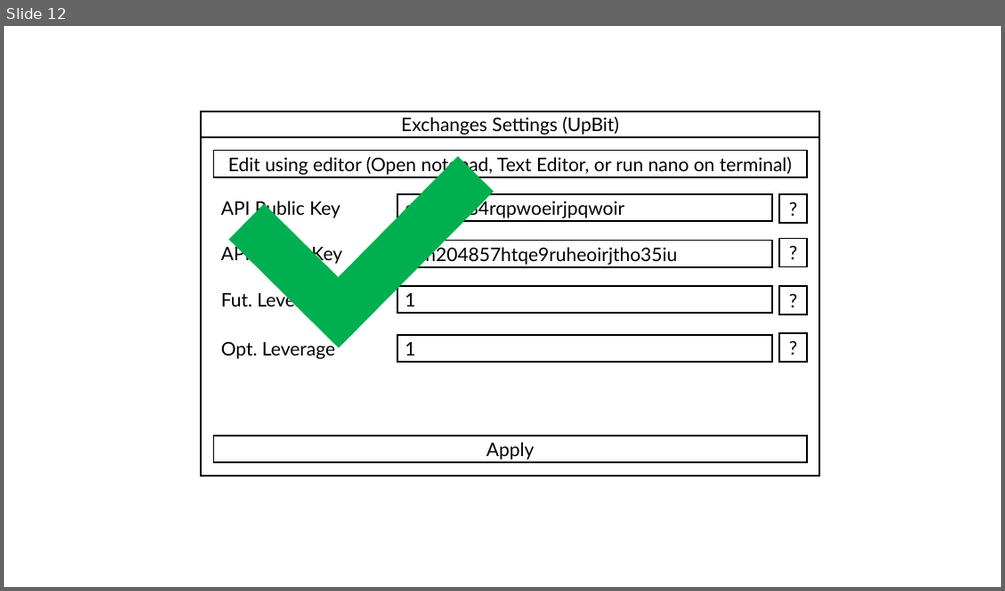
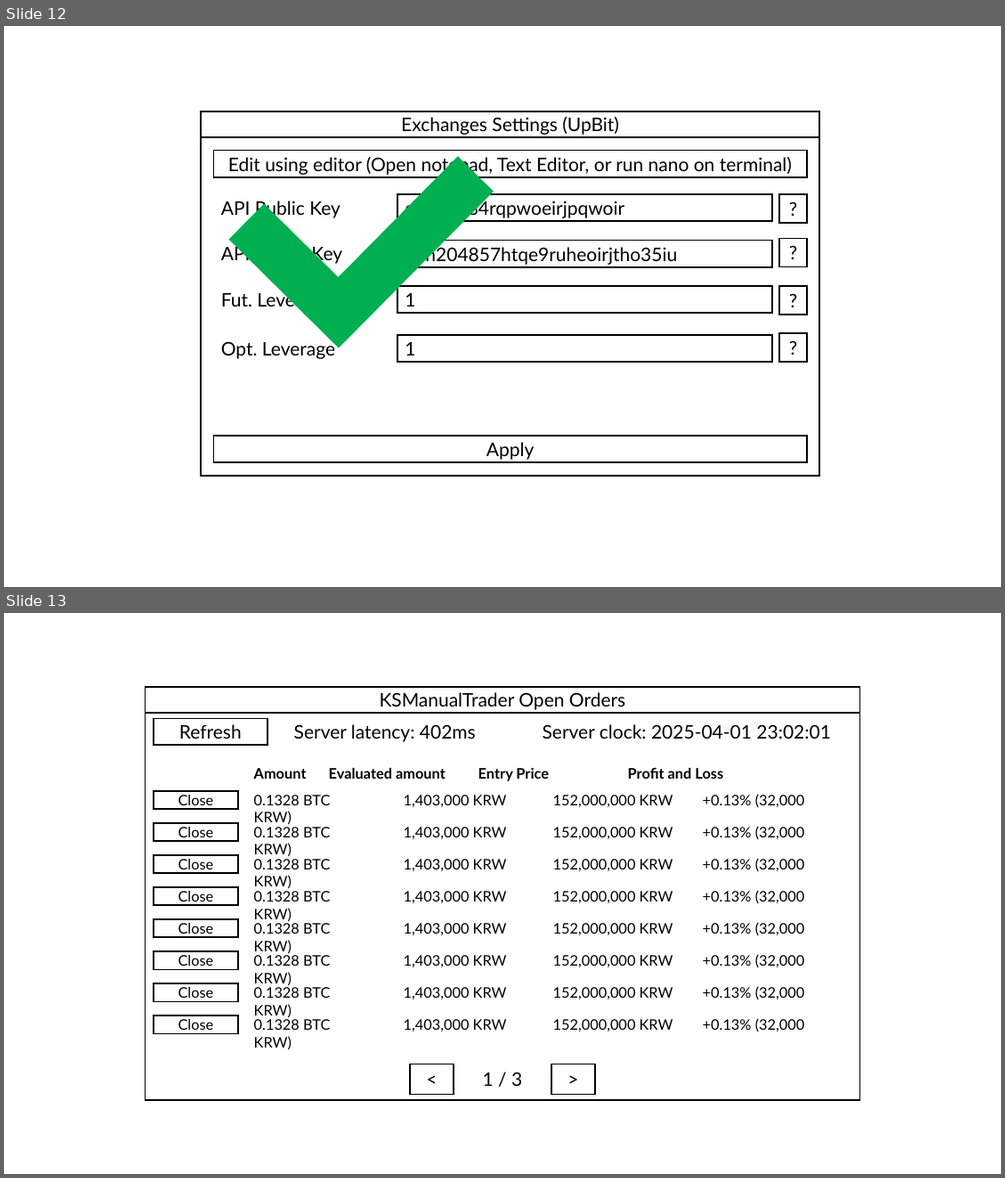
Before and after one commit to 410-dev/KSFinancialSystems, a slide deck: Applications/KSManualTrade/uidesign.pptx. Shown one above the other, each under a label of ours: slide 12 before the commit, slides 12 and 13 after it. The pictures are 1005x591 and 1005x1178 pixels, drawn with LibreOffice and Linux fonts; fonts in the diff are those of the drawing. Boxes give left, top, right and bottom in pixels: in the first picture for what was removed or moved away, otherwise in the second. Text is boxed around its words. In the diff, an @@ line names an element or a change of style, - is before the commit and + after.

```diff
--- a/Applications/KSManualTrade/uidesign.pptx
+++ b/Applications/KSManualTrade/uidesign.pptx
@@ slide 13 added at (4,613,1001,1174), background #FFFFFF @@
@@ rectangle added at (146,686,860,1100), fill #FFFFFF, outline #000000 1.5 pt @@
@@ rectangle added at (146,686,860,713), fill #FFFFFF, outline #000000 1.5 pt, 18 pt, text #000000 @@
+KSManualTrader Open Orders
@@ rectangle added at (154,718,267,745), fill #FFFFFF, outline #000000 1.5 pt, 18 pt, text #000000 @@
+Refresh
@@ text added at (294,724,476,742), 18 pt, text #000000 @@
+Server latency: 402ms
@@ text added at (542,724,831,738), 18 pt, text #000000 @@
+Server clock: 2025-04-01 23:02:01
@@ text added at (254,768,723,781), 14 pt, text #000000, bold @@
+Amount Evaluated amount Entry Price Profit and Loss
@@ rectangle added at (154,791,238,809), fill #FFFFFF, outline #000000 1.5 pt, 14 pt, text #000000 @@
+Close
@@ text added at (254,794,804,807), 14 pt, text #000000 @@
+0.1328 BTC 1,403,000 KRW 152,000,000 KRW +0.13% (32,000 KRW)
@@ rectangle added at (154,823,238,841), fill #FFFFFF, outline #000000 1.5 pt, 14 pt, text #000000 @@
+Close
@@ text added at (254,826,804,839), 14 pt, text #000000 @@
+0.1328 BTC 1,403,000 KRW 152,000,000 KRW +0.13% (32,000 KRW)
@@ rectangle added at (154,855,238,873), fill #FFFFFF, outline #000000 1.5 pt, 14 pt, text #000000 @@
+Close
@@ text added at (254,858,804,871), 14 pt, text #000000 @@
+0.1328 BTC 1,403,000 KRW 152,000,000 KRW +0.13% (32,000 KRW)
@@ rectangle added at (154,887,238,906), fill #FFFFFF, outline #000000 1.5 pt, 14 pt, text #000000 @@
+Close
@@ text added at (254,890,804,903), 14 pt, text #000000 @@
+0.1328 BTC 1,403,000 KRW 152,000,000 KRW +0.13% (32,000 KRW)
@@ rectangle added at (154,919,238,937), fill #FFFFFF, outline #000000 1.5 pt, 14 pt, text #000000 @@
+Close
@@ text added at (254,921,804,935), 14 pt, text #000000 @@
+0.1328 BTC 1,403,000 KRW 152,000,000 KRW +0.13% (32,000 KRW)
@@ rectangle added at (154,951,238,969), fill #FFFFFF, outline #000000 1.5 pt, 14 pt, text #000000 @@
+Close
@@ text added at (254,953,804,967), 14 pt, text #000000 @@
+0.1328 BTC 1,403,000 KRW 152,000,000 KRW +0.13% (32,000 KRW)
@@ rectangle added at (154,983,238,1001), fill #FFFFFF, outline #000000 1.5 pt, 14 pt, text #000000 @@
+Close
@@ text added at (254,986,804,999), 14 pt, text #000000 @@
+0.1328 BTC 1,403,000 KRW 152,000,000 KRW +0.13% (32,000 KRW)
@@ rectangle added at (154,1015,238,1033), fill #FFFFFF, outline #000000 1.5 pt, 14 pt, text #000000 @@
+Close
@@ text added at (254,1018,804,1031), 14 pt, text #000000 @@
+0.1328 BTC 1,403,000 KRW 152,000,000 KRW +0.13% (32,000 KRW)
@@ rectangle added at (409,1064,453,1094), fill #FFFFFF, outline #000000 1.5 pt, 18 pt, text #000000 @@
+<
@@ rectangle added at (551,1064,596,1094), fill #FFFFFF, outline #000000 1.5 pt, 18 pt, text #000000 @@
+>
@@ text added at (483,1071,522,1086), 18 pt, text #000000 @@
+1 / 3
```
Also in this commit, not shown: 1 slide changed, 1 slide removed.
